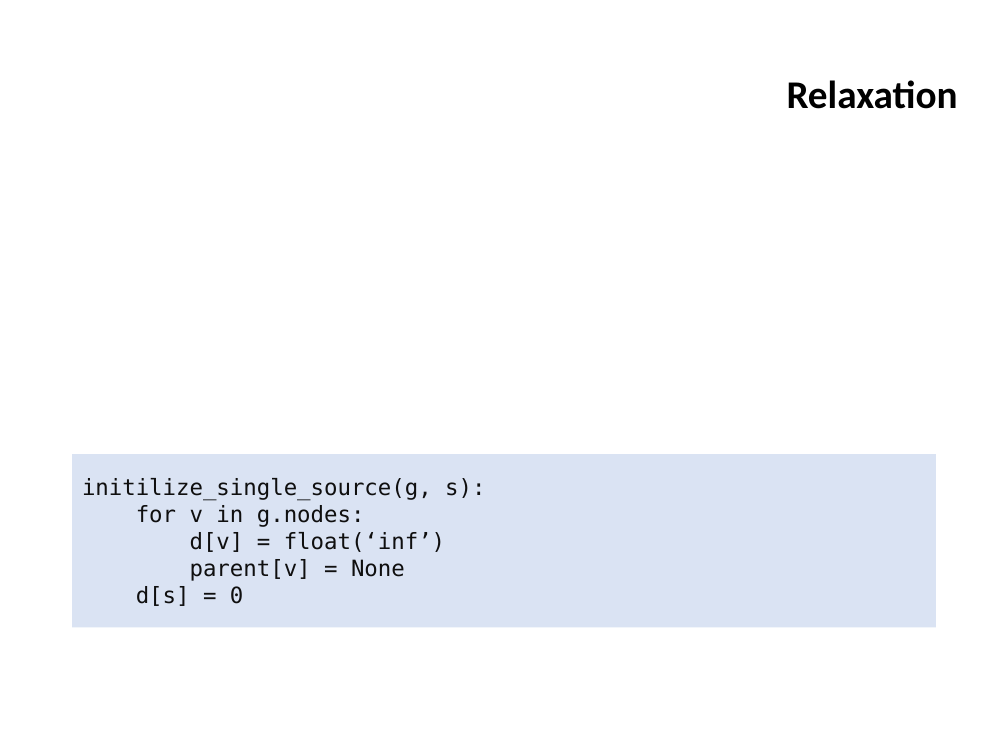
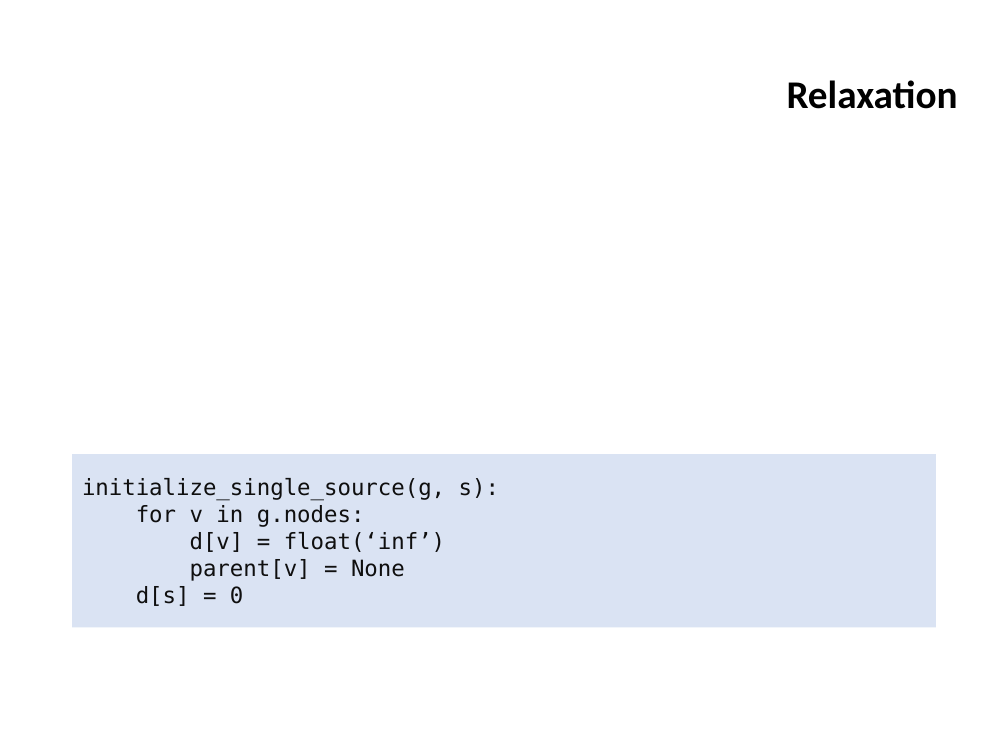
Before and after one commit to ifromm/dsa, a slide deck: slide 87 of slides/unit_8_graphs.pptx. Drawn at 1008x756 pixels with LibreOffice and Linux fonts; fonts in the diff are those of the drawing; grey boxes stand for pictures; background and template pictures are left out. Boxes give left, top, right and bottom in pixels: in the first picture for what was removed or moved away, otherwise in the second. Text is boxed around its words. In the diff, an @@ line names an element or a change of style, - is before the commit and + after.

```diff
--- a/slides/unit_8_graphs.pptx
+++ b/slides/unit_8_graphs.pptx
@@ text in rectangle at box(82, 478, 499, 501): text changed @@
-initilize_single_source(g, s):
+initialize_single_source(g, s):
```
Also in this commit, not shown: 40 other slides changed, 1 other file.
